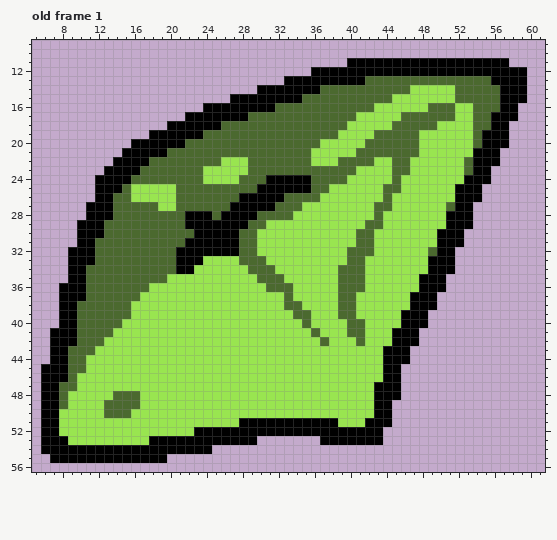
Pixel-art file: assets/sprites/source_files/Shard.ase. That is the earlier state.
64x64 pixels, 1 frame. Shown: old frame 1: x 5..61, y 9..56. The commit also changed other frames, which this record leaves out.
And afterwards:
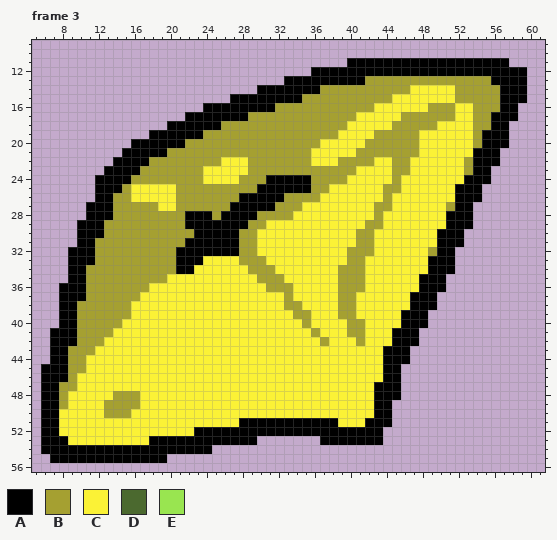
Palette (. is transparent): A #000000  B #a5a031  C #fbf236  D #4b692f  E #99e550
A new or re-ordered frame is compared with the old frame closest to it.
What changed:
frames 1 -> 4
layer "Yellow" added
layer "ahh mouth" removed
Changed rows in their new state; - is an unchanged pixel.
Frame 3 is new; against old frame 1, layer "Yellow":
first column x 8:
13 ----------------------------------BBBBBBBBBBBBBB-
14 -----------------------------BBBBBBBBBBCCCCCBBBBB
15 ---------------------------BBBBBBBBBBCCCCCCCBBBBB
16 ------------------------BBBBBBBBBBBCCCCCCBBBCCBBB
17 ---------------------BBBBBBBBBBBBCCCCCBBBBBBCCBB-
18 ------------------BBBBBBBBBBBBBBCCCCCBBBBBCCCCBB-
19 ----------------BBBBBBBBBBBBBBBCCCCBBBBBCCCCCCB--
20 --------------BBBBBBBBBBBBBBBCCCCCBBBBBBCCCCCCB--
21 ------------BBBBBBBBBBBBBBBBCCCCCBBBBBBBCCCCCC---
22 ----------BBBBBBBBCCCBBBBBBBCCCBBBBCCBBCCCCCCB---
23 ---------BBBBBBBCCCCCBBBBBBBBBBBBCCCCBBCCCCCCB---
24 --------BBBBBBBBCCCCBBB-----BBBBCCCCCBCCCCCCC----
25 -------BCCCCCBBBBBBBBB------BBCCCCCCBBCCCCCC-----
26 ------BBCCCCCBBBBBBB-----BBBBCCCCCCCBCCCCCCC-----
27 ------BBBBBCCBBBBBB-----BBBCCCCCCCCBBCCCCCCB-----
28 ------BBBBBBBB---B----BBBBCCCCCCCCCBCCCCCCC------
29 -----BBBBBBBBB-------BBCCCCCCCCCCCBBCCCCCCC------
30 -----BBBBBBBBBB-----BBCCCCCCCCCCCBBCCCCCCC-------
31 ----BBBBBBBBBB------BBCCCCCCCCCCCBBCCCCCCC-------
32 ----BBBBBBBBB-------BBCCCCCCCCCCBBBCCCCCCB-------
33 ----BBBBBBBBB---CCCCBBBCCCCCCCCCBBCCCCCCC--------
34 ---BBBBBBBBBB--CCCCCCBBBCCCCCCCBBBCCCCCCC--------
35 ---BBBBBBBBBCCCCCCCCCCBBBCCCCCCBBBCCCCCC---------
36 ---BBBBBBBCCCCCCCCCCCCCBBBCCCCCBBBCCCCCC---------
37 ---BBBBBBCCCCCCCCCCCCCCCCBCCCCCBBCCCCCC----------
38 --BBBBBBCCCCCCCCCCCCCCCCCBBCCCCBBCCCCCC----------
39 --BBBBBBCCCCCCCCCCCCCCCCCCBBCCCBBCCCCC-----------
40 --BBBBBCCCCCCCCCCCCCCCCCCCCBCCCCBBCCCC-----------
41 --BBBBCCCCCCCCCCCCCCCCCCCCCCBCCCBBCCC------------
42 --BBBCCCCCCCCCCCCCCCCCCCCCCCCBCCCBCCC------------
43 -BBBCCCCCCCCCCCCCCCCCCCCCCCCCCCCCCCC-------------
44 -BBCCCCCCCCCCCCCCCCCCCCCCCCCCCCCCCCC-------------
45 -BBCCCCCCCCCCCCCCCCCCCCCCCCCCCCCCCCC-------------
46 -BCCCCCCCCCCCCCCCCCCCCCCCCCCCCCCCCCC-------------
47 BBCCCCCCCCCCCCCCCCCCCCCCCCCCCCCCCCC--------------
48 BCCCCCBBBCCCCCCCCCCCCCCCCCCCCCCCCCC--------------
49 BCCCCBBBBCCCCCCCCCCCCCCCCCCCCCCCCCC--------------
50 CCCCCBBBCCCCCCCCCCCCCCCCCCCCCCCCCCC--------------
51 CCCCCCCCCCCCCCCCCCCC-----------CCC---------------
52 CCCCCCCCCCCCCCC----------------------------------
53 -CCCCCCCCC---------------------------------------
